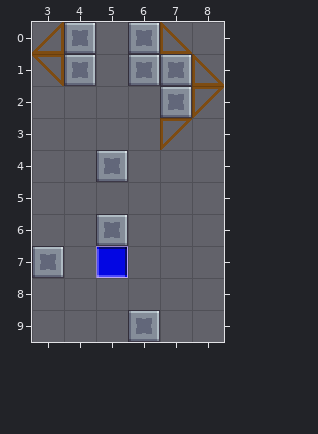
A Tiled map (JSON) gets an edit: Assets/Level_Editor/TileMap/Room_29.tmj. The first picture shows the starting point.
Cells are 32x32 px. Shown: x 3..8, y 0..9.
New version:
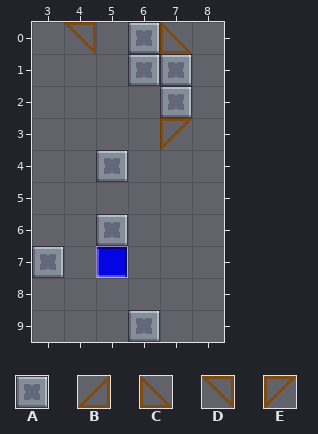
Key: from "tileSet": A 33, B 106, C 107, D 116, E 117.
_ is an empty cell.
Edits made:
Layer "Blocks":
Tile D replaces tile A in row 0 at x 4.
The edit erases tile A in row 1 at x 4.
The edit erases tile B in row 0 at x 3.
The edit erases tile C in row 1 at x 8.
The edit erases tile D in row 1 at x 3.
The edit erases tile E in row 2 at x 8.
Boxes around the changes in both pictures, in picture pixels (x1, y1, x2, y2):
changed: (32, 22, 96, 86)
removed: (192, 54, 224, 118)
